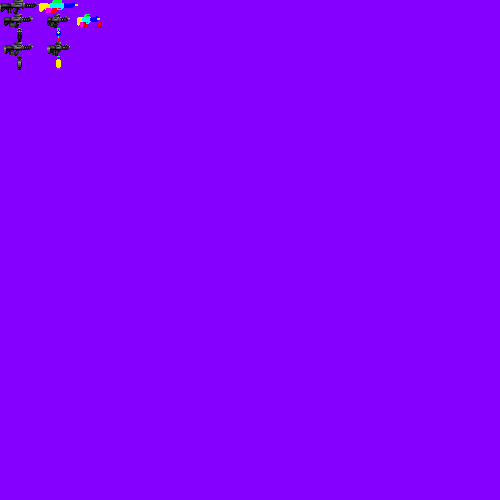
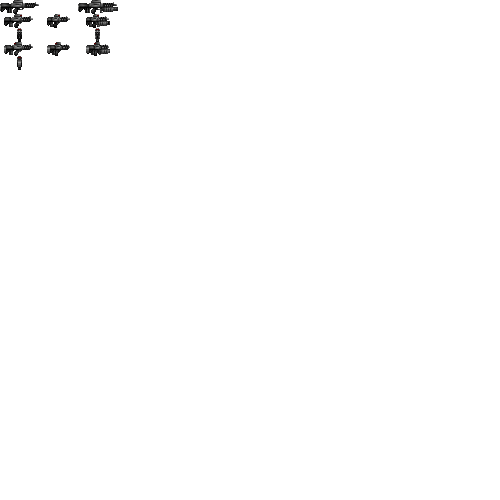
Two versions of the same layered image (500 × 500). Layer-by-layer changes:
added layer "Paint Layer 5" above "Paint Layer 3" over [64, 0, 128, 64]
added layer "Paint Layer 3" above "Paint Layer 4" over [64, 0, 192, 64]
added layer "Paint Layer 4" above "Paint Layer 3(pasted)" over [64, 0, 128, 64]
painted on "Paint Layer 3(pasted)" (1st of 2) over [0, 0, 192, 128]
hid "Paint Layer 2", painted on it over [0, 0, 192, 128]
hid "Background", painted on it over [0, 0, 500, 500]
